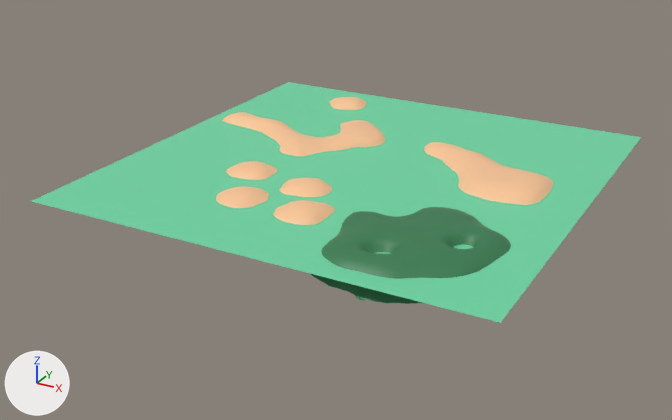
The Blender file recursos/blender/ilhas_export.blend as it was, and as the next commit left it.
Rendered twice from a 50 mm lens placed at (58.3, -114.0, 49.1), pointed at (-3.0, -2.6, -6.6). Every picture has the same lights, and +X, +Y and +Z are marked at lower left. The first picture is the older version.

Names of what the first picture shows: 'Agua', 'Grid'.
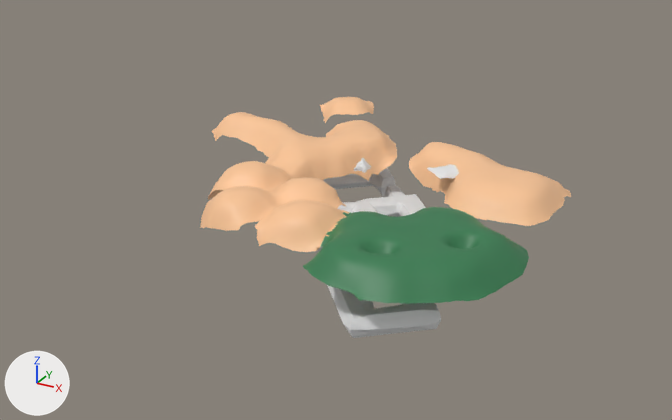
Diff of the bpy script that builds the scene:
```diff
--- a/recursos/blender/ilhas_export.blend.py
+++ b/recursos/blender/ilhas_export.blend.py
@@ me_grid_001 @@
 # used by ob_grid; location = (0.0, 0.0, 0.0)
-me_grid_001.from_pydata(...)  # 28376 vertices, 27500 faces; spans x -32.3..30.5, y -32.5..31.0, z -5.5..1.3
+me_grid_001.from_pydata(...)  # 20270 vertices, 19547 faces; spans x -32.3..28.8, y -25.1..31.0, z -5.5..1.3
+# me_grid_001 part 1: 8106 vertices removed from x 5.0..30.5, y -32.5..-6.2, z -4.0..1.3
 me_grid_001.materials.append(mat_sandmat)
@@ me_grid_002 @@
+me_grid_002.from_pydata(...)  # 8190 vertices, 7953 faces, 25 loose edges; spans x 4.8..30.5, y -32.5..-6.2, z -4.0..1.3
+me_grid_002.polygons.foreach_set('use_smooth', [True] * 7953)
+# faces by material slot: [24, 7929]
+me_grid_002.materials.append(mat_sandmat)  # beige #fbc697
+me_grid_002.materials.append(mat_grassmat)  # dark green #367c50
@@ me_minhamaonaoehminhamao @@
+me_minhamaonaoehminhamao.from_pydata(...)  # 365 vertices, 364 faces; spans x -20.6..33.3, y -8.9..10.8, z -0.5..4.7
@@ me_pedrona @@
+me_pedrona.from_pydata(...)  # 92 vertices, 90 faces; spans x -1.0..1.0, y -1.0..1.0, z -0.21..1.38
@@ me_pierdomal @@
+me_pierdomal.from_pydata(...)  # 289 vertices, 256 faces; spans x -2.3..2.3, y -2.3..2.3, z -0.93..0.0
@@ ob_agua @@
 ob_agua.scale = (33.0, 33.0, 1.0)
+ob_agua.hide_set(True)
@@ ob_ilhadegrama @@
+ob_ilhadegrama = bpy.data.objects.new('IlhaDeGrama', me_grid_002)
+ob_ilhadegrama.location = (0.0, 0.0, 0.0)
+_m = ob_ilhadegrama.modifiers.new('Decimate', 'DECIMATE')
+_m.decimate_type = 'UNSUBDIV'
+_m.iterations = 3
+_m.angle_limit = 0.195
@@ ob_caverna @@
+ob_caverna = bpy.data.objects.new('Caverna', me_minhamaonaoehminhamao)
+ob_caverna.location = (0.0, 0.0, -10.6)
+ob_caverna.rotation_euler = (0.0, 0.0, -0.886)  # degrees (0, 0, -51)
@@ ob_pedrona @@
+ob_pedrona = bpy.data.objects.new('Pedrona', me_pedrona)
+ob_pedrona.location = (0.0, 0.0, 0.0)
@@ ob_pier_do_mal @@
+ob_pier_do_mal = bpy.data.objects.new('Pier do Mal', me_pierdomal)
+ob_pier_do_mal.location = (11.6, 4.3, 0.6)
+ob_pier_do_mal.rotation_euler = (0.0, 0.0, -0.698)  # degrees (0, 0, -40)
```

Pixel boxes (x1, y1, x2, y2) of what changed, in the pictures (672 x 420 px):
'Agua', hidden (green)
    before: (31, 82, 641, 323)
'IlhaDeGrama', added
    after: (303, 207, 529, 304)
    faces in mat_grassmat (dark green #367c50): (303, 207, 529, 304)
'Caverna', added
    after: (317, 168, 480, 338)
'Pier do Mal', added
    after: (427, 164, 459, 179)
'Pedrona', added
    after: (354, 158, 371, 171)
part 1 of me_grid_001, deleted
    before: (309, 207, 511, 304)
